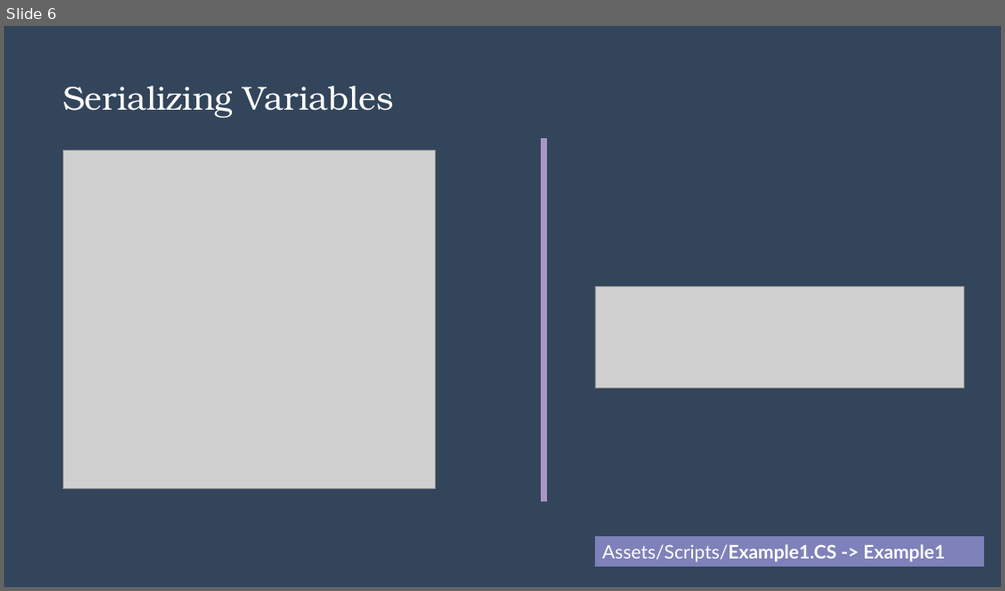
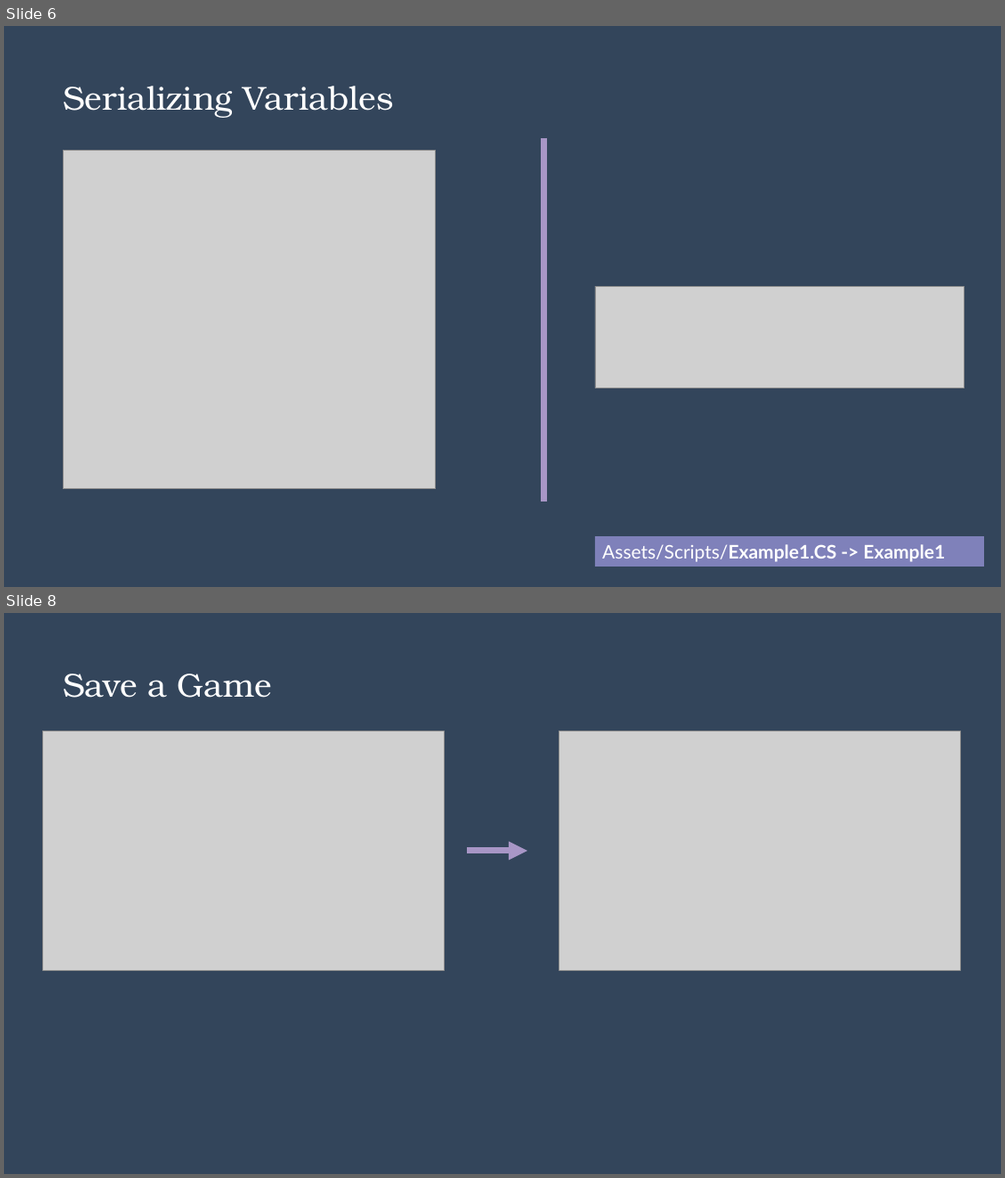
Before and after one commit to alexasummers/Serialization, a slide deck: Serialization/Lecture.pptx. Shown one above the other, each under a label of ours: slide 6 before the commit, slides 6 and 8 after it; the slides between them are not shown. The pictures are 1005x591 and 1005x1178 pixels, drawn with LibreOffice and Linux fonts; fonts in the diff are those of the drawing; grey boxes stand for pictures. Boxes give left, top, right and bottom in pixels: in the first picture for what was removed or moved away, otherwise in the second. Text is boxed around its words. In the diff, an @@ line names an element or a change of style, - is before the commit and + after.

```diff
--- a/Serialization/Lecture.pptx
+++ b/Serialization/Lecture.pptx
@@ slide 8 added at [4,613,1001,1174], background #243141; not listed: 1 template element that a slide beside it also shows @@
@@ title added at [63,674,272,698], 32 pt, text #FFFFFF @@
+Save a Game
@@ picture added at [43,731,444,970] @@
@@ picture added at [559,731,961,970] @@
@@ arrow added from (467, 851) to (527, 851), #A896C6 6 pt @@
```
Also in this commit, not shown: 1 slide changed, 1 other slide added, 12 other files.
